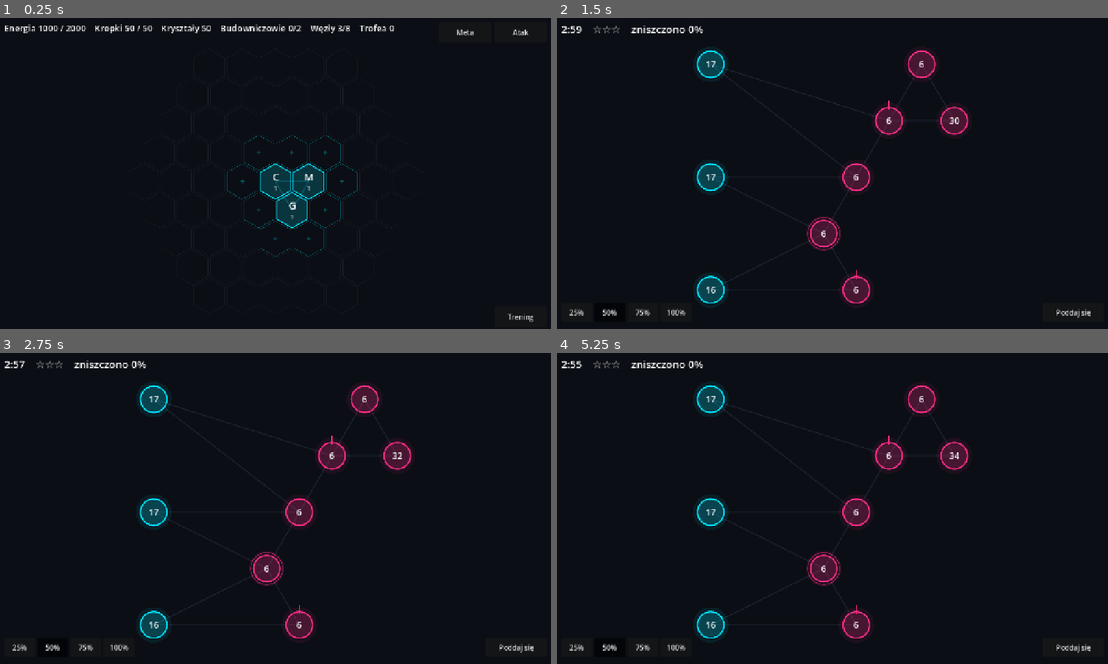
Above: before the commit, frames 1-4 (two rows, left to right).
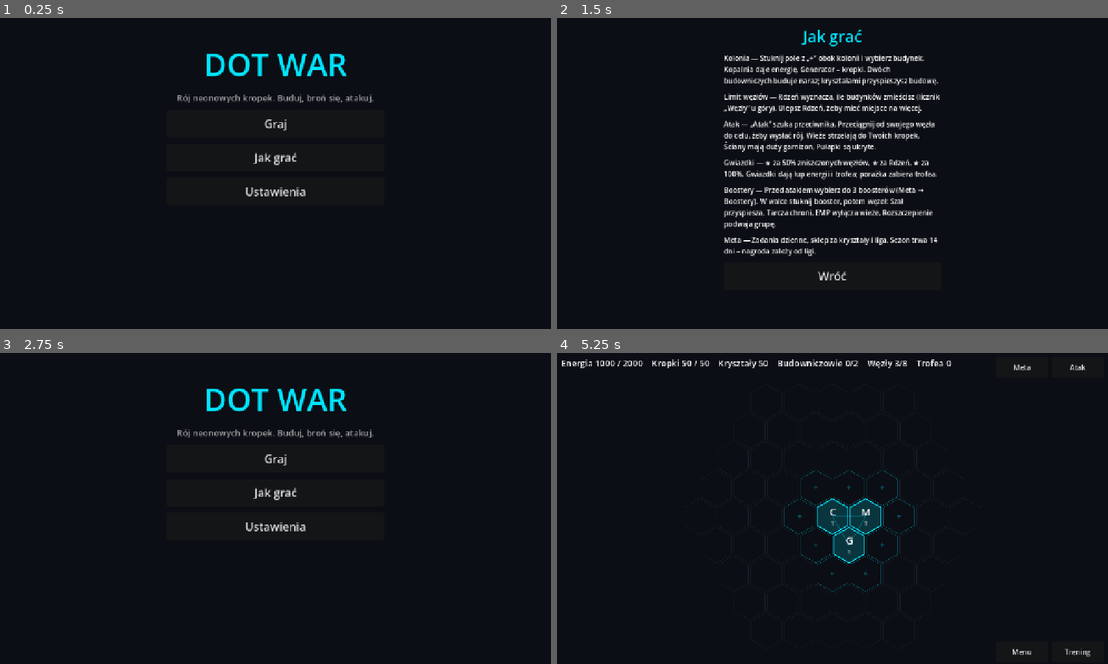
Above: after the commit, the same moments.

Repository: CraftmaticIt/Dot-War
Game: Godot game, scene res://game/main_menu.tscn
Same seed, same stepped clock (60 frames per second), same inputs: the game is played once before the commit and once after it. Before the commit the project starts from res://game/colony_view.tscn.
Inputs (mouse positions are in pixels of both pictures, inside the frame that each line leads up to):
- Up to frame 1 (0.25 s): no input
- Up to frame 2 (1.5 s): click (1080, 33) at 0.5 s, where only the run before the commit has a clickable "Atak"; click (832, 157) at 1.25 s, where only the run after the commit has a clickable "Jak grać"
- Up to frame 3 (2.75 s): click (275, 611) at 2 s, where only the run after the commit has a clickable "Wróć"
- Up to frame 4 (5.25 s): click (832, 527) at 2.75 s, where only the run after the commit has a clickable "Ustawienia"; click (832, 415) at 3.5 s, where only the run after the commit has a clickable "Dźwięk"; click (832, 486) at 4.25 s, where only the run after the commit has a clickable "Wróć"; click (832, 458) at 5 s, where only the run after the commit has a clickable "Graj"

The runs differ from the first frame. In frame 1, 4.4% of the frame differs, in the area x 0-97%, y 2-98%; in frame 2, 11%, in the area x 0-97%, y 2-97%; in frame 3, 5.9%; in frame 4, 6.6%.

Commit message:
Main menu (Graj / Jak grać / Ustawienia) and synthesized sound effects
- Sfx autoload builds neon-synth sounds in code (no audio files): every button
  clicks; build/error in the colony; send, hits, captures, boosters and
  win/lose in battle. Sound on/off and volume saved in user://settings.cfg.
- New start screen with a 'Jak grać' help page; 'Menu' button in the colony.

Co-Authored-By: Claude Opus 5.5 <noreply@anthropic.com>
Claude-Session: https://claude.ai/code/session_017sBeQejXiTTPxzai4keDsD

Diff:
--- a/game/battle_view.gd
+++ b/game/battle_view.gd
@@ -112,6 +112,7 @@
 		pct = 100  # a small node would send nothing at this %: send what it has
 	commands.append({"tick": battle.world.tick, "from": from, "to": to, "percent": pct})
 	battle.send(from, to, pct)
+	_sfx("send")
 
 var _confirm_left := 0.0
 
@@ -261,6 +262,8 @@
 				if not cmd.is_empty():
 					send_cmd(cmd.from, cmd.to, cmd.percent)
 			battle.step()
+			for e in battle.world.events:
+				_sfx(EVENT_SOUNDS.get(e.type, ""))
 		renderer.sync(battle.world, _acc / dt)
 		for v in views:
 			v.refresh(_visible_node(battle.world.graph.node(v.node_id)))
@@ -313,6 +316,15 @@
 		_save_failed = true
 	return r
 
+const EVENT_SOUNDS := {"group_destroyed": "hit", "node_captured": "capture", "boost_applied": "boost",
+	"trap_triggered": "hit"}
+
+## Sounds go through the Sfx autoload when it is running (it is absent in headless tests).
+func _sfx(sound: String) -> void:
+	var s := get_node_or_null("/root/Sfx")
+	if s and sound != "":
+		s.play(sound)
+
 func _show_end() -> void:
 	if _end.visible:
 		return
@@ -323,6 +335,7 @@
 	_end.add_child(wait)
 	var r: Dictionary = await _apply_once(battle.result())
 	wait.queue_free()
+	_sfx("win" if r.stars > 0 else "lose")
 	for q in _rewards.get("quests", []):
 		var ql := Label.new()
 		ql.text = "Zadanie ukończone: %s" % q
--- a/game/colony_view.gd
+++ b/game/colony_view.gd
@@ -209,6 +209,14 @@
 		_save()
 		get_tree().change_scene_to_file("res://game/prototype.tscn"))
 	layer.add_child(training)
+	var menu := Button.new()
+	menu.text = "Menu"
+	menu.custom_minimum_size = Vector2(120, 48)
+	menu.position = Vector2(1016, 668)
+	menu.pressed.connect(func():
+		_save()
+		get_tree().change_scene_to_file("res://game/main_menu.tscn"))
+	layer.add_child(menu)
 	_panel = VBoxContainer.new()
 	_panel.position = Vector2(16, 80)
 	_panel.custom_minimum_size = Vector2(300, 0)
@@ -468,7 +476,14 @@
 		"node_limit": "limit węzłów – ulepsz Rdzeń", "core_limit": "ulepsz Rdzeń", "max_level": "maks. poziom",
 		"busy": "w budowie", "occupied": "zajęte", "not_adjacent": "za daleko", "out_of_grid": "poza mapą"}.get(code, code)
 
+## Sounds go through the Sfx autoload when it is running (it is absent in headless tests).
+func _sfx(sound: String) -> void:
+	var s := get_node_or_null("/root/Sfx")
+	if s:
+		s.play(sound)
+
 func _act(err: String) -> void:
+	_sfx("error" if err != "" else "build")
 	if err != "":
 		_show_toast(_err_text(err))
 	_save()
--- /dev/null
+++ b/game/main_menu.gd
@@ -0,0 +1,107 @@
+extends Control
+## Start screen: Graj / Jak grać / Ustawienia.
+
+const HELP := [
+	["Kolonia", "Stuknij pole z „+” obok kolonii i wybierz budynek. Kopalnia daje energię, Generator – kropki. Dwóch budowniczych buduje naraz; kryształami przyspieszysz budowę."],
+	["Limit węzłów", "Rdzeń wyznacza, ile budynków zmieścisz (licznik „Węzły” u góry). Ulepsz Rdzeń, żeby mieć miejsce na więcej."],
+	["Atak", "„Atak” szuka przeciwnika. Przeciągnij od swojego węzła do celu, żeby wysłać rój. Wieże strzelają do Twoich kropek, Ściany mają duży garnizon, Pułapki są ukryte."],
+	["Gwiazdki", "★ za 50% zniszczonych węzłów, ★ za Rdzeń, ★ za 100%. Gwiazdki dają łup energii i trofea; porażka zabiera trofea."],
+	["Boostery", "Przed atakiem wybierz do 3 boosterów (Meta → Boostery). W walce stuknij booster, potem węzeł: Szał przyspiesza, Tarcza chroni, EMP wyłącza wieże, Rozszczepienie podwaja grupę."],
+	["Meta", "Zadania dzienne, sklep za kryształy i liga. Sezon trwa 14 dni – nagroda zależy od ligi."],
+]
+
+var _box: VBoxContainer
+
+func _ready() -> void:
+	var bg := ColorRect.new()
+	bg.color = Color(0.043, 0.055, 0.078)
+	bg.set_anchors_preset(Control.PRESET_FULL_RECT)
+	add_child(bg)
+	_box = VBoxContainer.new()
+	_box.position = Vector2(390, 60)
+	_box.custom_minimum_size = Vector2(500, 0)
+	_box.add_theme_constant_override("separation", 14)
+	add_child(_box)
+	_main()
+	var args := OS.get_cmdline_user_args()
+	var i := args.find("--shot")
+	if i != -1 and i + 1 < args.size():
+		if args.has("--help"):
+			_help()
+		await get_tree().create_timer(1.0).timeout
+		await RenderingServer.frame_post_draw
+		get_viewport().get_texture().get_image().save_png(args[i + 1])
+		get_tree().quit()
+
+func _clear() -> void:
+	for c in _box.get_children():
+		_box.remove_child(c)
+		c.queue_free()
+
+func _title(text: String, size: int, color := Color("#00E5FF")) -> Label:
+	var l := Label.new()
+	l.text = text
+	l.horizontal_alignment = HORIZONTAL_ALIGNMENT_CENTER
+	l.add_theme_font_size_override("font_size", size)
+	l.add_theme_color_override("font_color", color)
+	_box.add_child(l)
+	return l
+
+func _button(text: String, cb: Callable) -> Button:
+	var b := Button.new()
+	b.text = text
+	b.custom_minimum_size = Vector2(500, 64)
+	b.add_theme_font_size_override("font_size", 26)
+	b.pressed.connect(cb)
+	_box.add_child(b)
+	return b
+
+func _main() -> void:
+	_clear()
+	_title("DOT WAR", 72)
+	_title("Rój neonowych kropek. Buduj, broń się, atakuj.", 20, Color(1, 1, 1, 0.6))
+	_button("Graj", func(): get_tree().change_scene_to_file("res://game/colony_view.tscn"))
+	_button("Jak grać", _help)
+	_button("Ustawienia", _settings)
+
+func _help() -> void:
+	_clear()
+	_box.position.y = 20
+	_title("Jak grać", 36)
+	for h in HELP:
+		var l := Label.new()
+		l.text = "%s — %s" % h
+		l.autowrap_mode = TextServer.AUTOWRAP_WORD_SMART
+		l.custom_minimum_size = Vector2(500, 0)
+		l.add_theme_font_size_override("font_size", 16)
+		_box.add_child(l)
+	_button("Wróć", _back)
+
+func _settings() -> void:
+	_clear()
+	_title("Ustawienia", 36)
+	var on := CheckButton.new()
+	on.text = "Dźwięk"
+	on.button_pressed = Sfx.enabled
+	on.add_theme_font_size_override("font_size", 24)
+	on.toggled.connect(func(v: bool):
+		Sfx.enabled = v
+		Sfx.save_settings())
+	_box.add_child(on)
+	_title("Głośność", 20, Color.WHITE)
+	var vol := HSlider.new()
+	vol.min_value = 0.0
+	vol.max_value = 1.0
+	vol.step = 0.05
+	vol.value = Sfx.volume
+	vol.custom_minimum_size = Vector2(500, 40)
+	vol.value_changed.connect(func(v: float):
+		Sfx.volume = v
+		Sfx.play("capture"))
+	vol.drag_ended.connect(func(_c: bool): Sfx.save_settings())
+	_box.add_child(vol)
+	_button("Wróć", _back)
+
+func _back() -> void:
+	_box.position.y = 60
+	_main()
--- /dev/null
+++ b/game/main_menu.tscn
@@ -0,0 +1,10 @@
+[gd_scene load_steps=2 format=3]
+
+[ext_resource type="Script" path="res://game/main_menu.gd" id="1"]
+
+[node name="MainMenu" type="Control"]
+layout_mode = 3
+anchors_preset = 15
+anchor_right = 1.0
+anchor_bottom = 1.0
+script = ExtResource("1")
--- /dev/null
+++ b/game/sfx.gd
@@ -0,0 +1,89 @@
+extends Node
+## Autoload "Sfx": neon-synth sound effects generated in code (no audio files) + sound settings.
+## Every Button in the game clicks automatically; other sounds via Sfx.play("name").
+
+const RATE := 22050
+const SETTINGS_PATH := "user://settings.cfg"
+const MIN_GAP := 0.06  # same sound retriggers at most this often (tower hits come in bursts)
+
+var enabled := true
+var volume := 0.8  # 0..1
+var sounds := {}
+var _players: Array[AudioStreamPlayer] = []
+var _last := {}
+
+func _ready() -> void:
+	var cfg := ConfigFile.new()
+	if cfg.load(SETTINGS_PATH) == OK:
+		enabled = bool(cfg.get_value("sound", "enabled", true))
+		volume = clampf(float(cfg.get_value("sound", "volume", 0.8)), 0.0, 1.0)
+	sounds = {
+		"click": tone(900, 650, 0.04, "square", 0.25),
+		"build": tone(420, 840, 0.14, "sine", 0.5) + tone(840, 1260, 0.1, "sine", 0.35),
+		"error": tone(220, 180, 0.14, "square", 0.3),
+		"send": tone(260, 980, 0.18, "saw", 0.3, 0.25),
+		"hit": tone(160, 60, 0.07, "noise", 0.35),
+		"capture": tone(660, 990, 0.09, "sine", 0.45),
+		"boost": tone(300, 1500, 0.25, "square", 0.25),
+		"win": tone(523, 523, 0.12, "sine", 0.5) + tone(659, 659, 0.12, "sine", 0.5) + tone(784, 1046, 0.3, "sine", 0.5),
+		"lose": tone(392, 330, 0.2, "saw", 0.35) + tone(330, 150, 0.45, "saw", 0.35),
+	}
+	for i in 6:
+		var p := AudioStreamPlayer.new()
+		add_child(p)
+		_players.append(p)
+	get_tree().node_added.connect(func(n: Node):
+		if n is BaseButton:
+			n.pressed.connect(play.bind("click")))
+
+## 16-bit mono PCM: frequency sweep f0->f1, short attack, exponential decay.
+static func tone(f0: float, f1: float, secs: float, wave: String, amp: float, noise := 0.0) -> PackedByteArray:
+	var n := int(RATE * secs)
+	var out := PackedByteArray()
+	out.resize(n * 2)
+	var phase := 0.0
+	var rng := RandomNumberGenerator.new()
+	rng.seed = 1
+	for i in n:
+		var t := float(i) / n
+		phase += lerpf(f0, f1, t) / RATE
+		var x := phase - floorf(phase)
+		var s: float
+		match wave:
+			"square":
+				s = 1.0 if x < 0.5 else -1.0
+			"saw":
+				s = 2.0 * x - 1.0
+			"noise":
+				s = rng.randf_range(-1.0, 1.0) * 0.7 + sin(TAU * phase) * 0.3
+			_:
+				s = sin(TAU * x)
+		if noise > 0.0:
+			s = lerpf(s, rng.randf_range(-1.0, 1.0), noise)
+		var env := minf(1.0, i / (RATE * 0.004)) * exp(-4.0 * t)
+		out.encode_s16(i * 2, int(clampf(s * env * amp, -1.0, 1.0) * 32767.0))
+	return out
+
+func play(name: String) -> void:
+	if not enabled or volume <= 0.0 or not sounds.has(name):
+		return
+	var now := Time.get_ticks_msec() / 1000.0
+	if now - float(_last.get(name, -1.0)) < MIN_GAP:
+		return
+	_last[name] = now
+	for p in _players:
+		if not p.playing:
+			var w := AudioStreamWAV.new()
+			w.format = AudioStreamWAV.FORMAT_16_BITS
+			w.mix_rate = RATE
+			w.data = sounds[name]
+			p.stream = w
+			p.volume_db = linear_to_db(volume)
+			p.play()
+			return
+
+func save_settings() -> void:
+	var cfg := ConfigFile.new()
+	cfg.set_value("sound", "enabled", enabled)
+	cfg.set_value("sound", "volume", volume)
+	cfg.save(SETTINGS_PATH)
--- a/project.godot
+++ b/project.godot
@@ -4,9 +4,13 @@
 [application]
 
 config/name="Dot War"
-run/main_scene="res://game/colony_view.tscn"
+run/main_scene="res://game/main_menu.tscn"
 config/features=PackedStringArray("4.7", "Mobile")
 config/quit_on_go_back=false
+
+[autoload]
+
+Sfx="*res://game/sfx.gd"
 
 [display]
 
--- /dev/null
+++ b/tests/unit/test_sfx_menu.gd
@@ -0,0 +1,27 @@
+extends GutTest
+
+const SFX := preload("res://game/sfx.gd")
+const MENU := preload("res://game/main_menu.gd")
+
+func test_tone_is_16bit_pcm_of_right_length_and_not_silent():
+	var d: PackedByteArray = SFX.tone(440, 880, 0.1, "square", 0.5)
+	assert_eq(d.size(), int(SFX.RATE * 0.1) * 2)
+	var peak := 0
+	for i in range(0, d.size(), 2):
+		peak = maxi(peak, absi(d.decode_s16(i)))
+	assert_between(peak, 1000, 32767)
+
+func test_menu_has_three_buttons_and_help_lists_every_topic():
+	var m: Control = MENU.new()
+	add_child_autofree(m)
+	var labels := []
+	for c in m._box.get_children():
+		if c is Button:
+			labels.append(c.text)
+	assert_eq(labels, ["Graj", "Jak grać", "Ustawienia"])
+	m._help()
+	var texts := 0
+	for c in m._box.get_children():
+		if c is Label and not c.is_queued_for_deletion() and c.text.contains(" — "):
+			texts += 1
+	assert_eq(texts, MENU.HELP.size())
